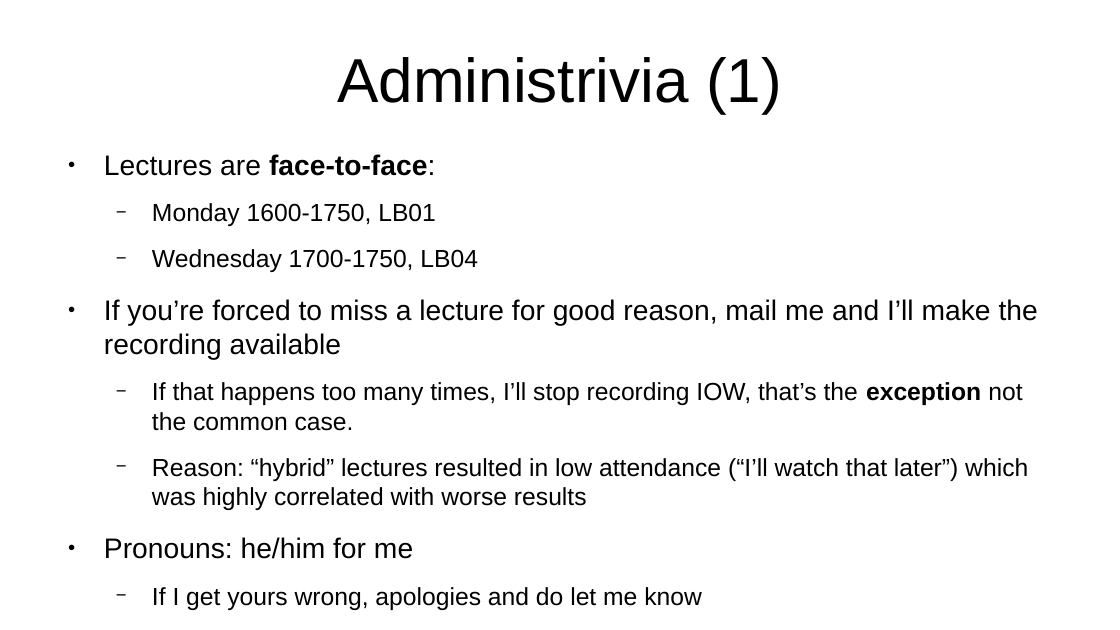
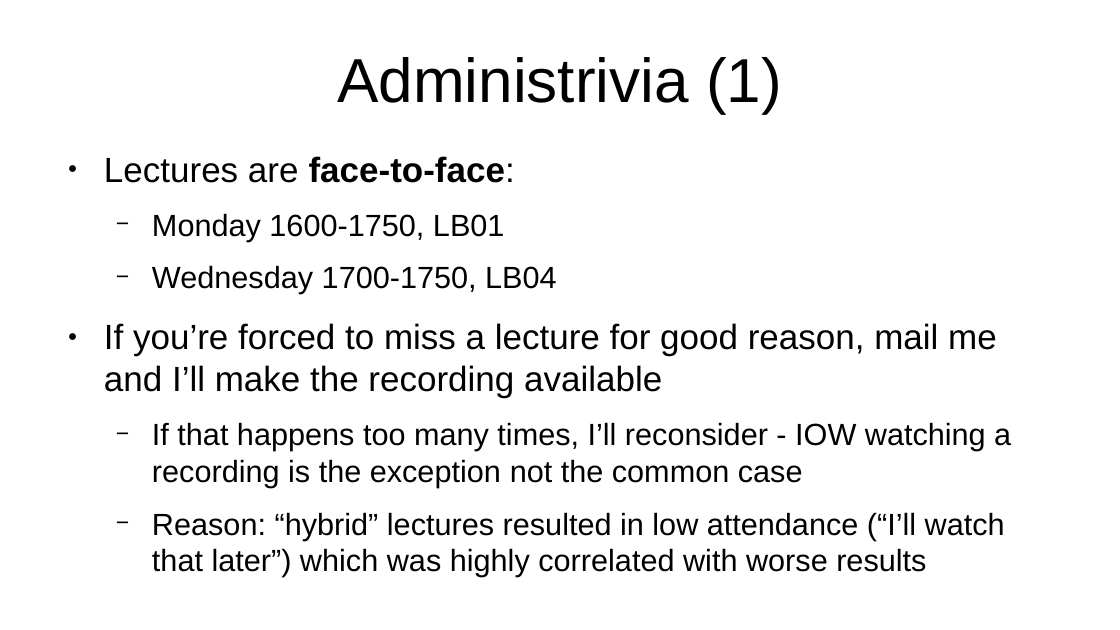
Before and after one commit to sftcd/cs7053, a slide deck: slide 2 of 2023lectures/00-quick-intro.odp. Drawn at 1120x630 pixels with LibreOffice and Linux fonts; fonts in the diff are those of the drawing. Boxes give left, top, right and bottom in pixels: in the first picture for what was removed or moved away, otherwise in the second. Text is boxed around its words. In the diff, an @@ line names an element or a change of style, - is before the commit and + after.

```diff
--- a/2023lectures/00-quick-intro.odp
+++ b/2023lectures/00-quick-intro.odp
@@ text at (104,156,1005,577): size 20 to 24.8 pt in "Lectures are face-to-face:", "If you’re forced to miss a lecture ..."; size 17.5 to 21.7 pt in "Monday 1600-1750, LB01", "Wednesday 1700-1750, LB04", "Reason: “hybrid” lectures resulted in low attendance ..." @@
@@ text at (152,422,1011,488): text changed; size 17.5 to 21.7 pt @@
-  − If that happens too many times, I’ll stop recording IOW, that’s the exception not the common case.
+  − If that happens too many times, I’ll reconsider - IOW watching a recording is the exception not the common case
@@ text at (104,537,702,610): paragraphs removed @@
-● Pronouns: he/him for me
-  − If I get yours wrong, apologies and do let me know
```
Also in this commit, not shown: 2 other slides changed, 1 slide added, 4 other files.
